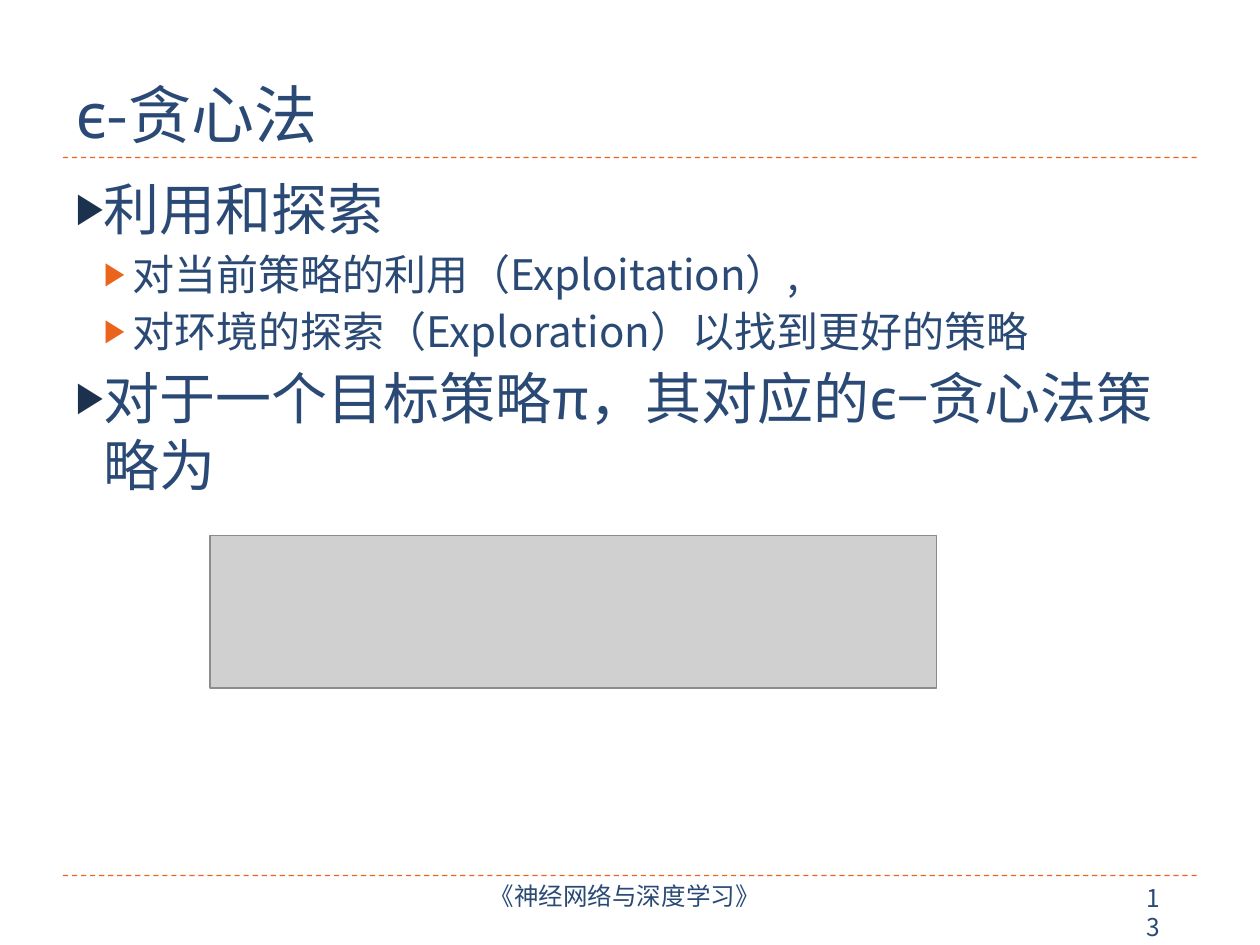
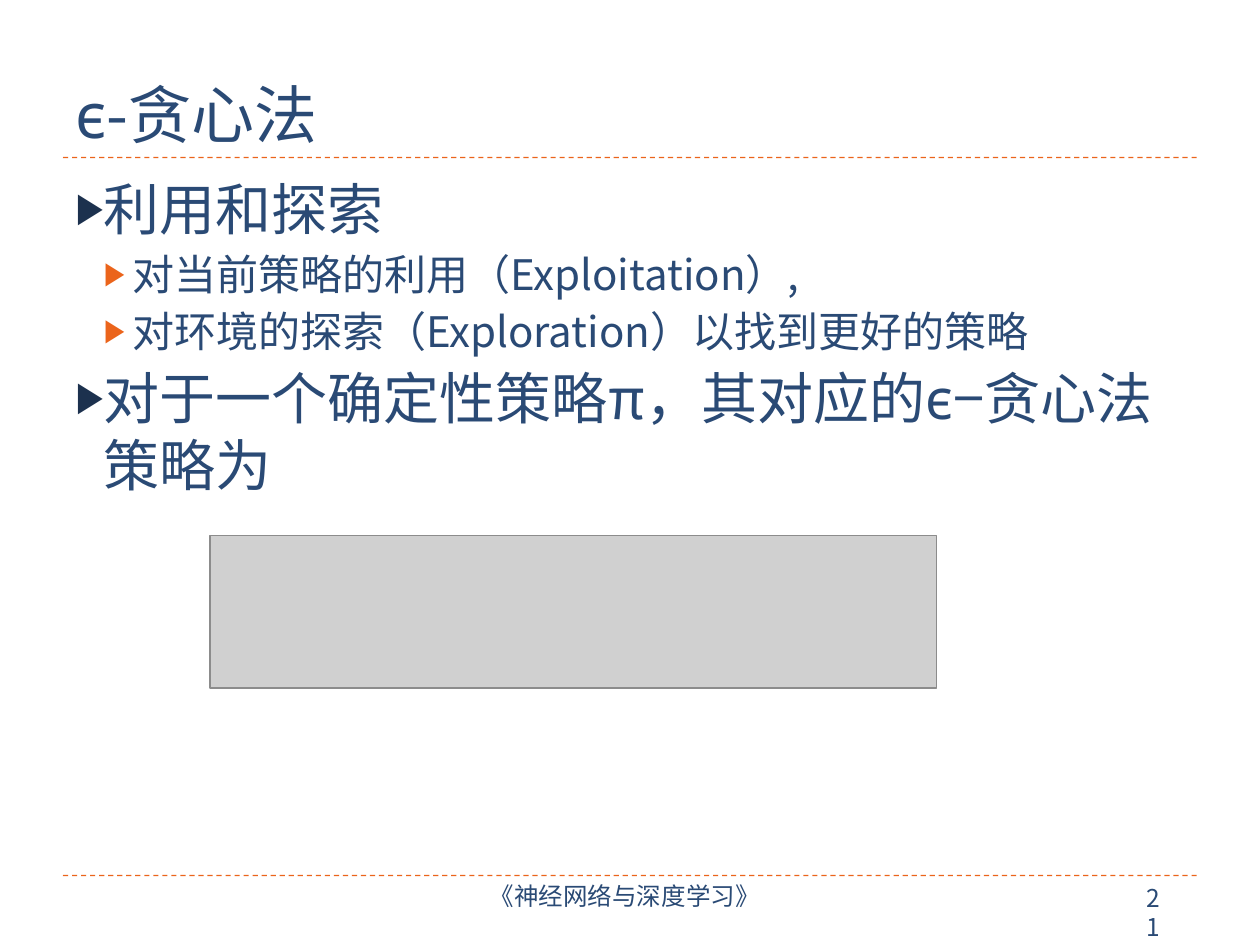
Before and after one commit to nndl/nndl.github.io, a slide deck: slide 21 of ppt/chap-深度强化学习.pptx (slide 13 before the commit). Drawn at 1260x945 pixels with LibreOffice and Linux fonts; fonts in the diff are those of the drawing; grey boxes stand for pictures. Boxes give left, top, right and bottom in pixels: in the first picture for what was removed or moved away, otherwise in the second. Text is boxed around its words. In the diff, an @@ line names an element or a change of style, - is before the commit and + after.

```diff
--- a/ppt/chap-深度强化学习.pptx
+++ b/ppt/chap-深度强化学习.pptx
@@ text at [104, 371, 1152, 491]: text changed @@
-▶ 对于一个目标策略π，其对应的ϵ−贪心法策略为
+▶ 对于一个确定性策略π，其对应的ϵ−贪心法策略为
@@ page number at [1134, 877, 1186, 920]: text changed @@
-13
+21
```
Also in this commit, not shown: 11 other slides changed, 18 slides added, 4 slides removed, 2 other files.
